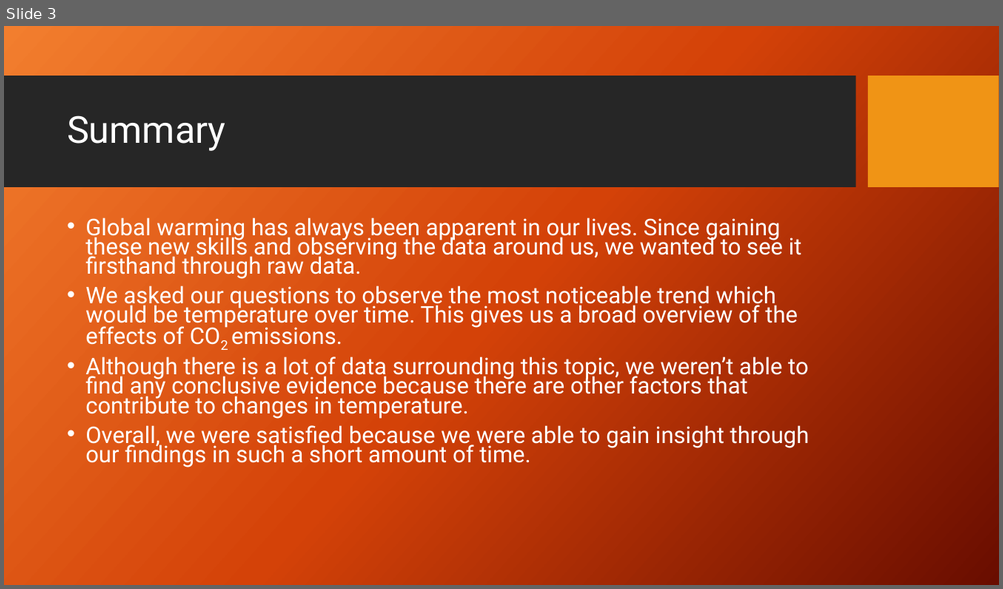
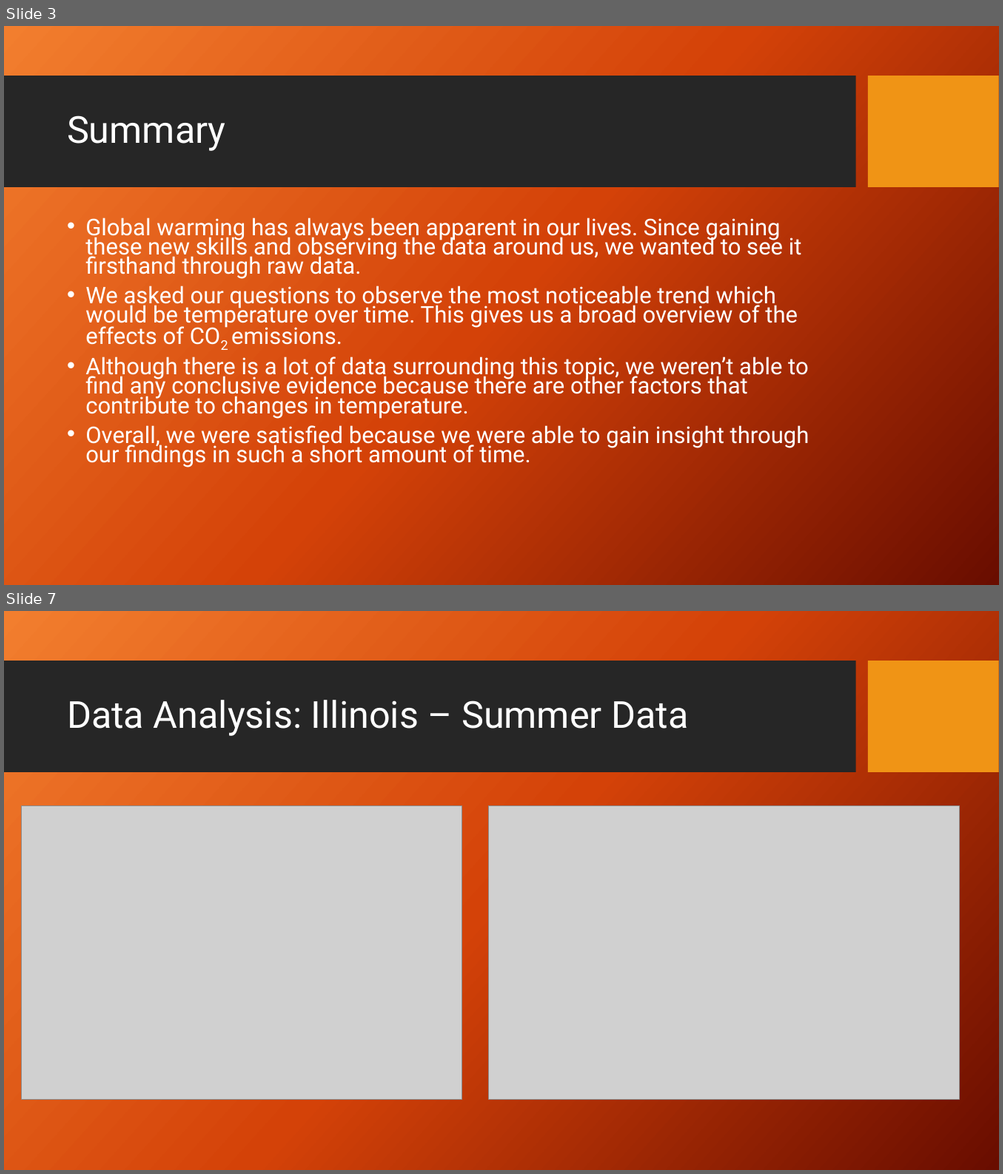
Before and after one commit to KennytheSun/Global_Warming_Repo, a slide deck: CO2emissionsVsTempPP.pptx. Shown one above the other, each under a label of ours: slide 3 before the commit, slides 3 and 7 after it; the slides between them are not shown. The pictures are 1003x589 and 1003x1174 pixels, drawn with LibreOffice and Linux fonts; fonts in the diff are those of the drawing; grey boxes stand for pictures; background and template pictures are left out. Boxes give left, top, right and bottom in pixels: in the first picture for what was removed or moved away, otherwise in the second. Text is boxed around its words. In the diff, an @@ line names an element or a change of style, - is before the commit and + after.

```diff
--- a/CO2emissionsVsTempPP.pptx
+++ b/CO2emissionsVsTempPP.pptx
@@ slide 7 added at [4, 611, 999, 1170], background picture (left out); not listed: 2 template elements that a slide beside it also shows @@
@@ title added at [67, 700, 688, 736], 36 pt, text #FFFFFF @@
+Data Analysis: Illinois – Summer Data
@@ picture added at [21, 806, 461, 1100] @@
@@ picture added at [489, 806, 959, 1100] @@
```
Also in this commit, not shown: 4 slides changed, 11 other slides added, 2 slides removed.
